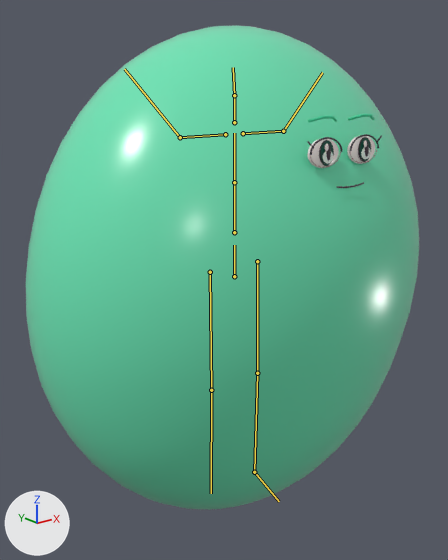
What one commit did to the glTF model output/anime-rigged-catalog-v3/gloop/model.glb.
Camera for both pictures: a camera (50 mm lens) standing at (-1.092, -1.317, 1.315) and looking at (-0.022, 0.021, 0.78). Every picture has the same lights, and +X, +Y and +Z are marked at lower left. The older version comes first. Both versions are drawn at frame 33 of the action 'achievement'; the numbers are the values there. The bones that change, and the others that lie on the model, are drawn over the model as lines.

The first picture shows 'Gloop.SkinnedMesh'.
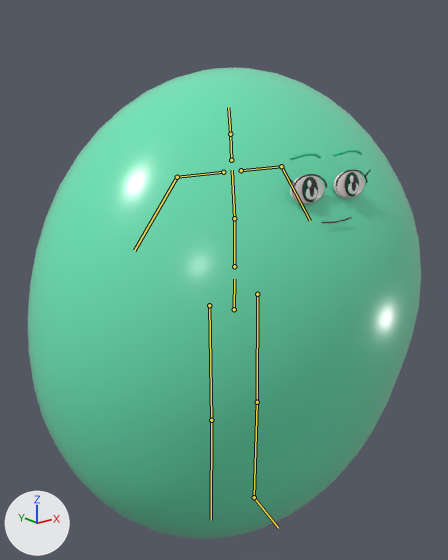
The change in detail:
Object 'Rig' (bone_rig_object) moves from (0.0, 0.0, 0.0) to (0.0, 0.0, -0.1).
Bone 'hips' (bone_hips) turns from (0, 0, 0) to (0, -2, 0) degrees about its own x, y and z.
Bone 'chest' (bone_chest) turns from (0, 0, 0) to (-4, 0, 0) degrees about its own x, y and z.
Bone 'head' (bone_head) turns from (-3, 0, 0) to (-3, -2, 0) degrees about its own x, y and z.

Where the change shows, as pixel boxes [x1, y1, x2, y2] in the pictures (448 x 560 px):
'Gloop.SkinnedMesh', posed: before [26, 26, 419, 510]; after [28, 68, 421, 539]
bone 'hips', root to tip: before (234, 276) to (234, 245); after (234, 309) to (234, 279)
bone 'chest', root to tip: before (234, 182) to (234, 133); after (234, 218) to (232, 170)
bone 'head', root to tip: before (234, 95) to (233, 67); after (230, 134) to (228, 107)
